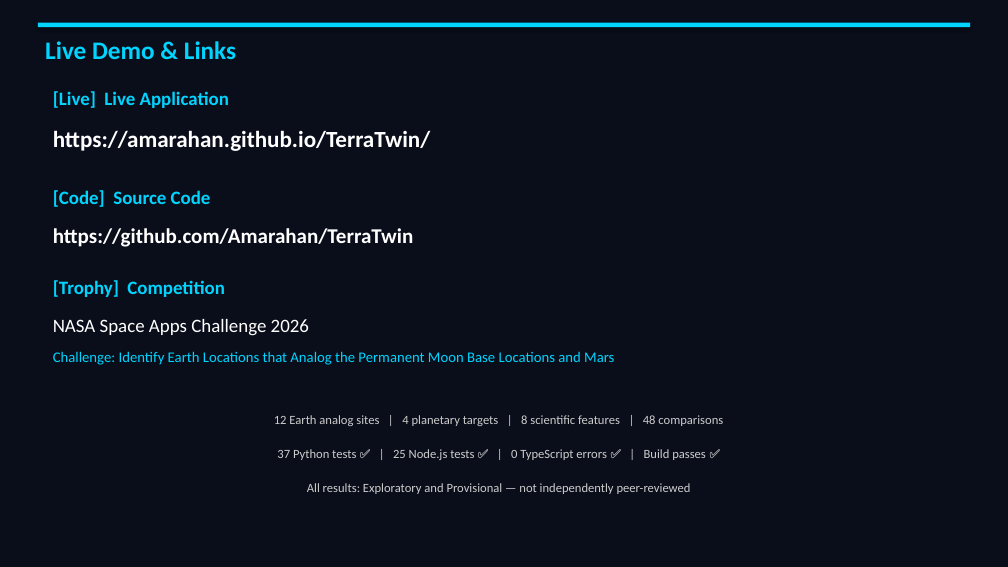
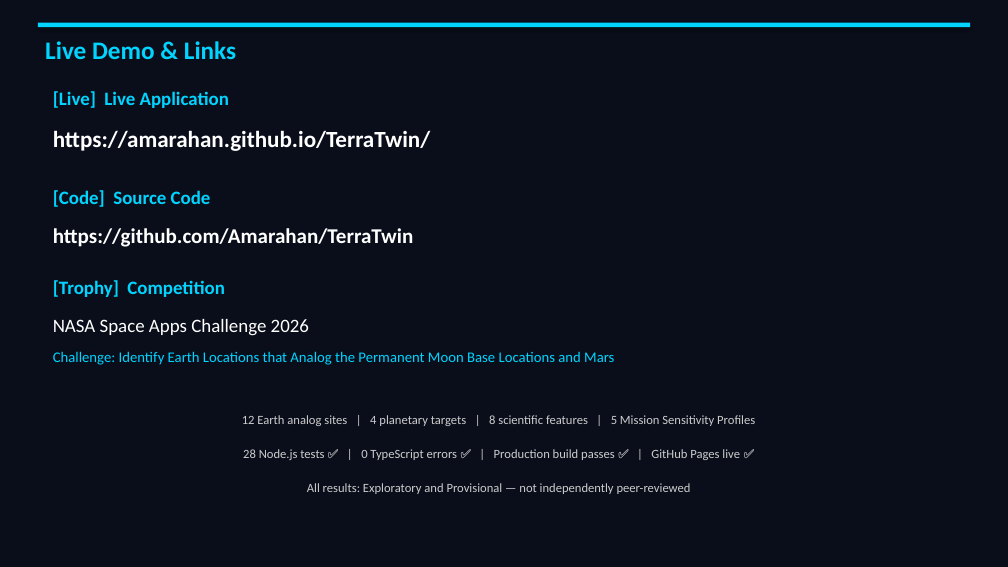
Before and after one commit to Amarahan/TerraTwin, a slide deck: slide 7 of submission/TerraTwin_Final_Demo.pptx. Drawn at 1008x567 pixels with LibreOffice and Linux fonts; fonts in the diff are those of the drawing. Boxes give left, top, right and bottom in pixels: in the first picture for what was removed or moved away, otherwise in the second. Text is boxed around its words. In the diff, an @@ line names an element or a change of style, - is before the commit and + after.

Commit message:
docs(presentation): update PPT decks with Mission Objective Simulator and test verification

```diff
--- a/submission/TerraTwin_Final_Demo.pptx
+++ b/submission/TerraTwin_Final_Demo.pptx
@@ text at [242,415,755,426]: text changed @@
-12 Earth analog sites | 4 planetary targets | 8 scientific features | 48 comparisons
+12 Earth analog sites | 4 planetary targets | 8 scientific features | 5 Mission Sensitivity Profiles
@@ text at [243,449,740,460]: text changed @@
-37 Python tests ✅ | 25 Node.js tests ✅ | 0 TypeScript errors ✅ | Build passes ✅
+28 Node.js tests ✅ | 0 TypeScript errors ✅ | Production build passes ✅ | GitHub Pages live ✅
```
Also in this commit, not shown: 2 other slides changed, 3 other files.
